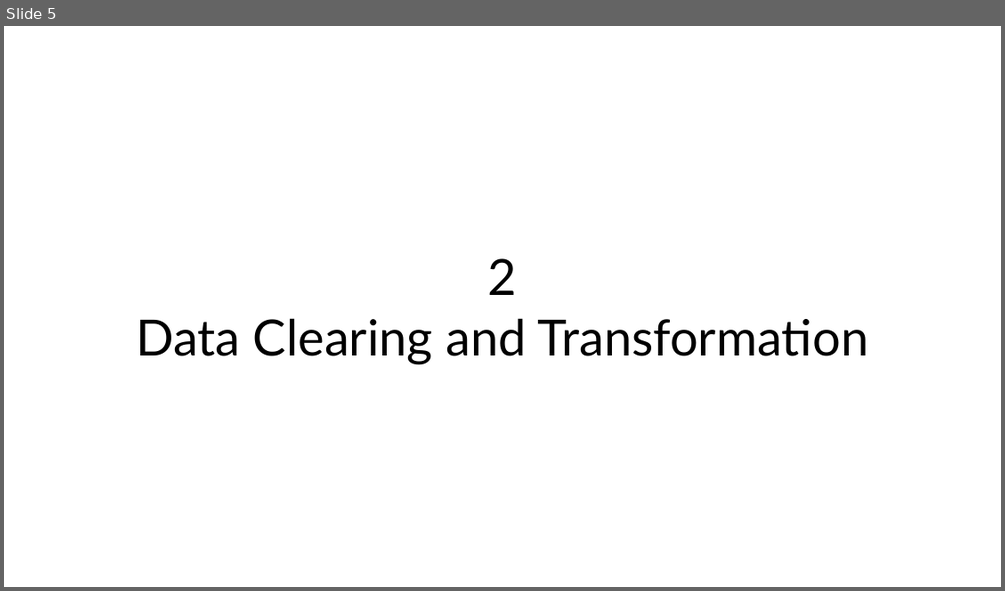
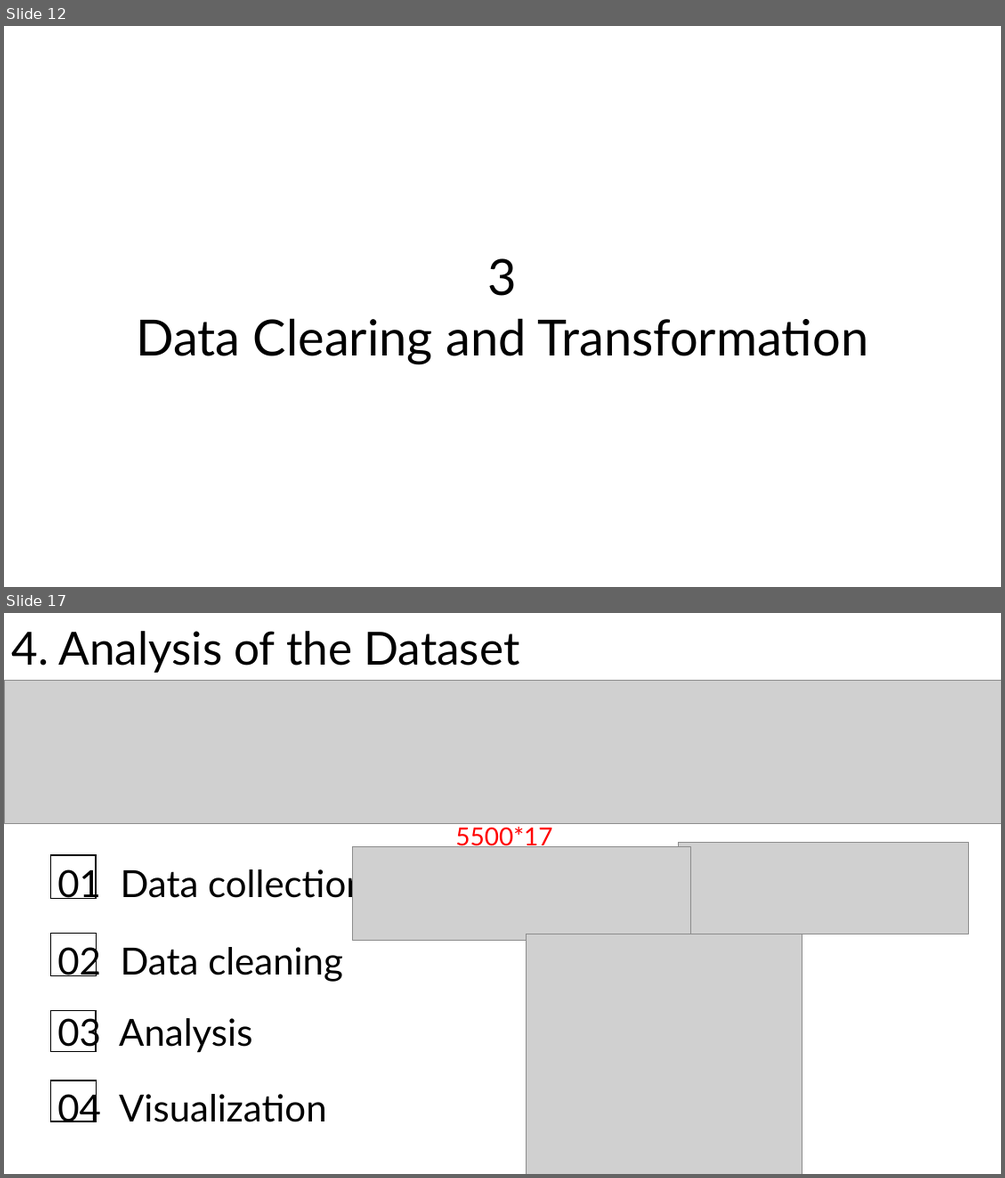
Before and after one commit to SilentStars/TEDTalksDataMining, a slide deck: Documents/Documents&Slides/ElaborationStep.pptx. Shown one above the other, each under a label of ours: slide 5 before the commit, slides 12 and 17 after it; the slides between them are not shown. The pictures are 1005x591 and 1005x1178 pixels, drawn with LibreOffice and Linux fonts; fonts in the diff are those of the drawing; grey boxes stand for pictures. Boxes give left, top, right and bottom in pixels: in the first picture for what was removed or moved away, otherwise in the second. Text is boxed around its words. In the diff, an @@ line names an element or a change of style, - is before the commit and + after.

```diff
--- a/Documents/Documents&Slides/ElaborationStep.pptx
+++ b/Documents/Documents&Slides/ElaborationStep.pptx
@@ slide 17 added at (4,613,1001,1174), background #FFFFFF @@
@@ text added at (11,631,519,673), 44 pt, text #000000 @@
+4. Analysis of the Dataset
@@ picture added at (4,681,1001,823) @@
@@ picture added at (353,846,691,940) @@
@@ text added at (455,827,552,851), 24 pt, text #FF0000 @@
+5500*17
@@ picture added at (679,843,969,933) @@
@@ rectangle added at (50,855,96,899), outline #000000 1 pt @@
@@ text added at (57,865,367,904), 36 pt, text #000000 @@
+01 Data collection
@@ rectangle added at (51,933,97,976), outline #000000 1 pt @@
@@ text added at (57,942,343,981), 36 pt, text #000000 @@
+02 Data cleaning
@@ picture added at (526,933,802,1174) @@
@@ rectangle added at (50,1011,96,1052), outline #000000 1 pt @@
@@ text added at (57,1013,252,1053), 36 pt, text #000000 @@
+03 Analysis
@@ rectangle added at (51,1080,97,1121), outline #000000 1 pt @@
@@ text added at (57,1089,327,1122), 36 pt, text #000000 @@
+04 Visualization
@@ what was slide 5 is now slide 12 @@
@@ slide 12 changed as well @@
@@ text at (488,258,517,296): text changed @@
-2
+3
```
Also in this commit, not shown: 4 other slides changed, 14 other slides added.
